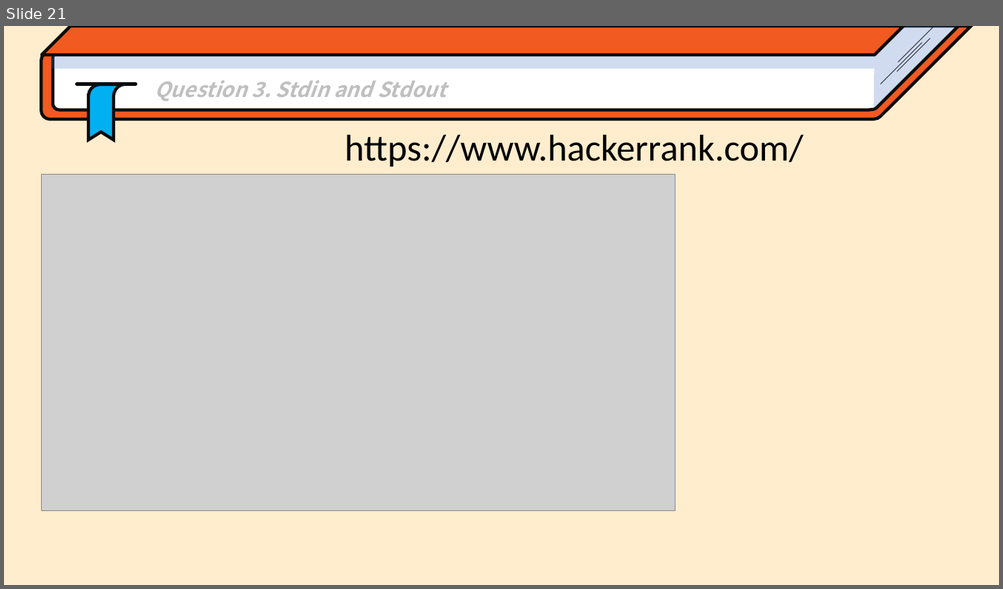
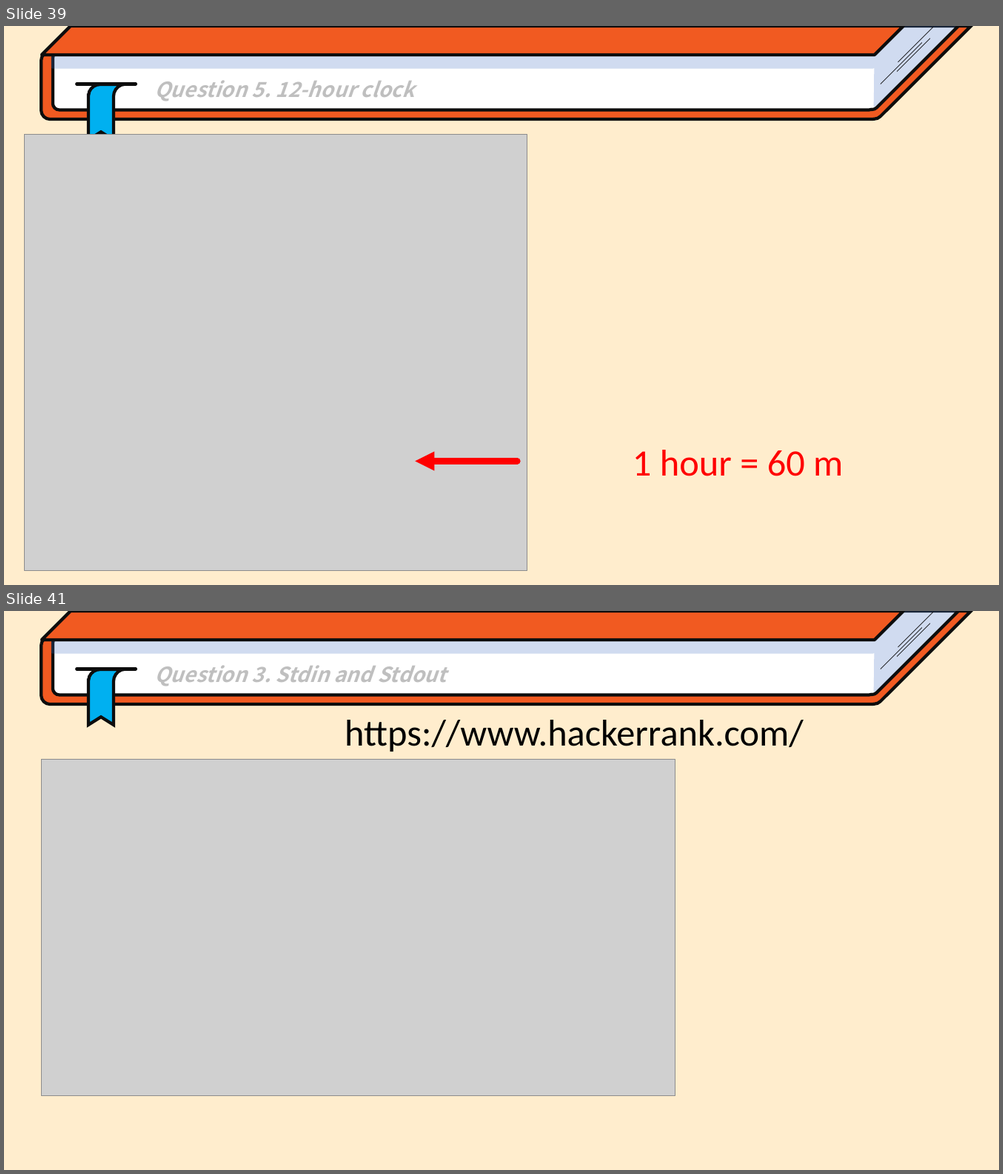
Before and after one commit to Park-Minjoo/ObjectOrientedProgramming_2023_JIU, a slide deck: Practice/Chap3/Chap3_If-statement.pptx. Shown one above the other, each under a label of ours: slide 21 before the commit, slides 39 and 41 after it; the slides between them are not shown. The pictures are 1003x589 and 1003x1174 pixels, drawn with LibreOffice and Linux fonts; fonts in the diff are those of the drawing; grey boxes stand for pictures. Boxes give left, top, right and bottom in pixels: in the first picture for what was removed or moved away, otherwise in the second. Text is boxed around its words. In the diff, an @@ line names an element or a change of style, - is before the commit and + after.

```diff
--- a/Practice/Chap3/Chap3_If-statement.pptx
+++ b/Practice/Chap3/Chap3_If-statement.pptx
@@ slide 39 added at (x1=4, y1=26, x2=999, y2=585), background #FFEDCD @@
@@ group added at (x1=41, y1=26, x2=971, y2=139): 4 freeform shapes, 4 lines, 1 parallelogram @@
@@ text added at (x1=154, y1=80, x2=415, y2=101), 20 pt, text #BFBFBF, bold, italic @@
+  Question 5. 12-hour clock
@@ picture added at (x1=24, y1=134, x2=528, y2=571) @@
@@ arrow added from (518, 462) to (415, 462), #FF0000 6.25 pt @@
@@ text added at (x1=632, y1=450, x2=842, y2=477), 36 pt, text #FF0000 @@
+1 hour = 60 m
@@ what was slide 21 is now slide 41 @@
```
Also in this commit, not shown: 19 other slides added, 1 other file.
